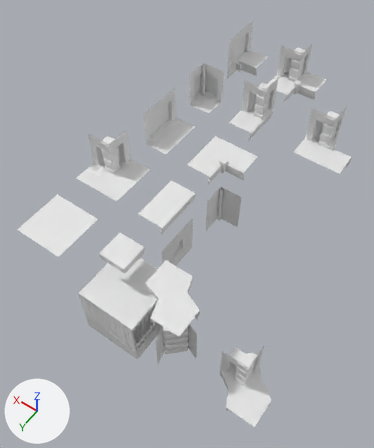
An edit to the FBX model Assets/Models/modules.fbx, drawn before and after from the same camera.
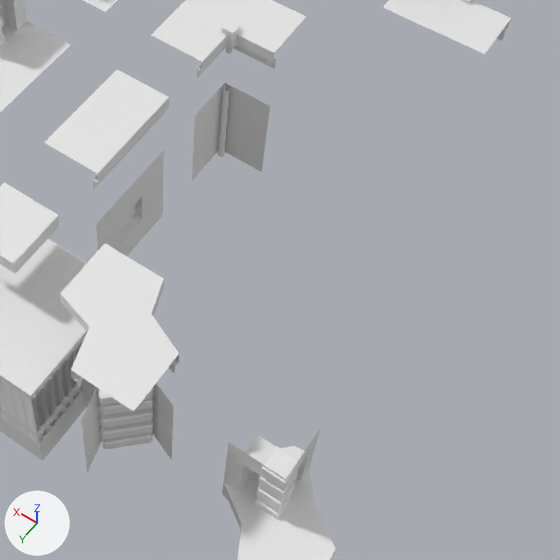
There are two pictures of each version: one whole from a camera (50 mm lens) standing at (-7.23, 6.51, 17.89) and looking at (0.17, -3.84, 1.62), one close up on the part from 32% to 100% of the width and 33% to 90% of the height. The axes (+X, +Y, +Z) are drawn at lower left. The lights are the same throughout.

Objects in the first close-up: 'CornerTop', 'DoubleCorner', 'DoubleCornerTop', 'InnerCorner', 'InnerCornerTop', 'RoofCorner', 'TestGrid', 'TowerDoubleCorner', 'Wall', 'WallTop', 'WingTerrasse'.
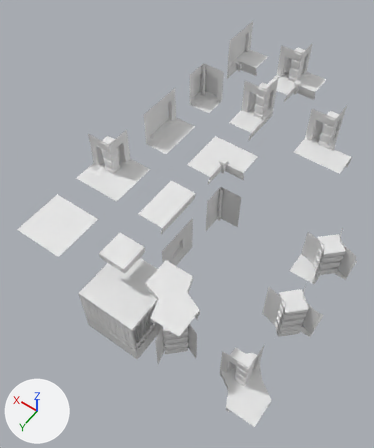
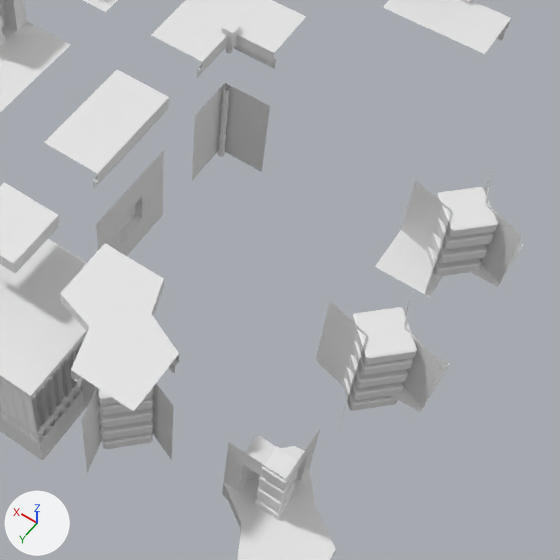
Where the change shows, as pixel boxes [x1, y1, x2, y2] in the close-ups (560 x 560 px):
'RoofDoubleCorner', added: after [375, 173, 523, 297]
'WingDoubleCorner', added: after [316, 292, 450, 429]

The change in detail:
Mesh me_roofdoublecorner_001 is new.
It has 440 vertices, 408 faces and spans x -1.0..1.0, y -1.0..1.0, z 0.43..2.0.
Mesh me_wingdoublecorner_001 is new.
It has 529 vertices, 500 faces and spans x -1.0..1.0, y -1.0..1.0, z 0.0..2.0.
Object 'RoofDoubleCorner' (ob_roofdoublecorner) is new; it shows me_roofdoublecorner_001.
Its location is (-5.0, -6.0, 0.0).
Object 'WingDoubleCorner' (ob_wingdoublecorner) is new; it shows me_wingdoublecorner_001.
Its location is (-5.0, -3.0, 0.0).
